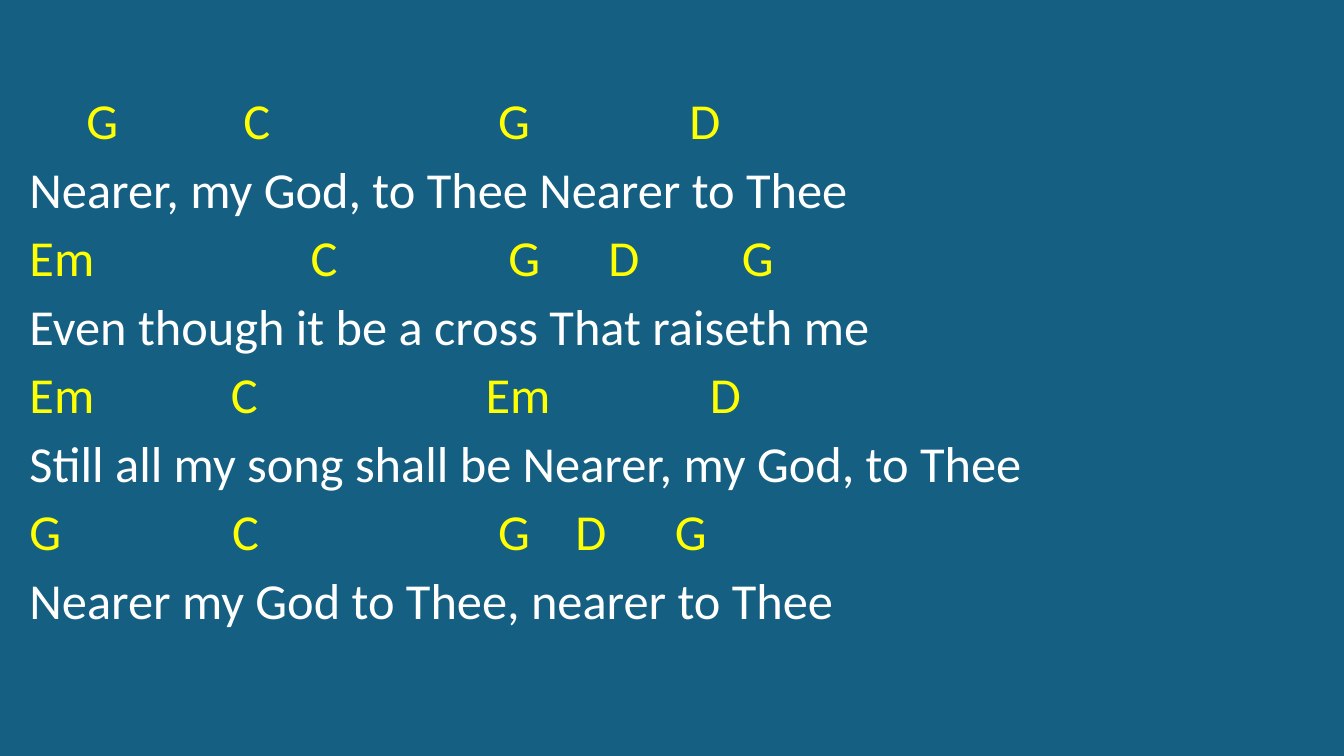
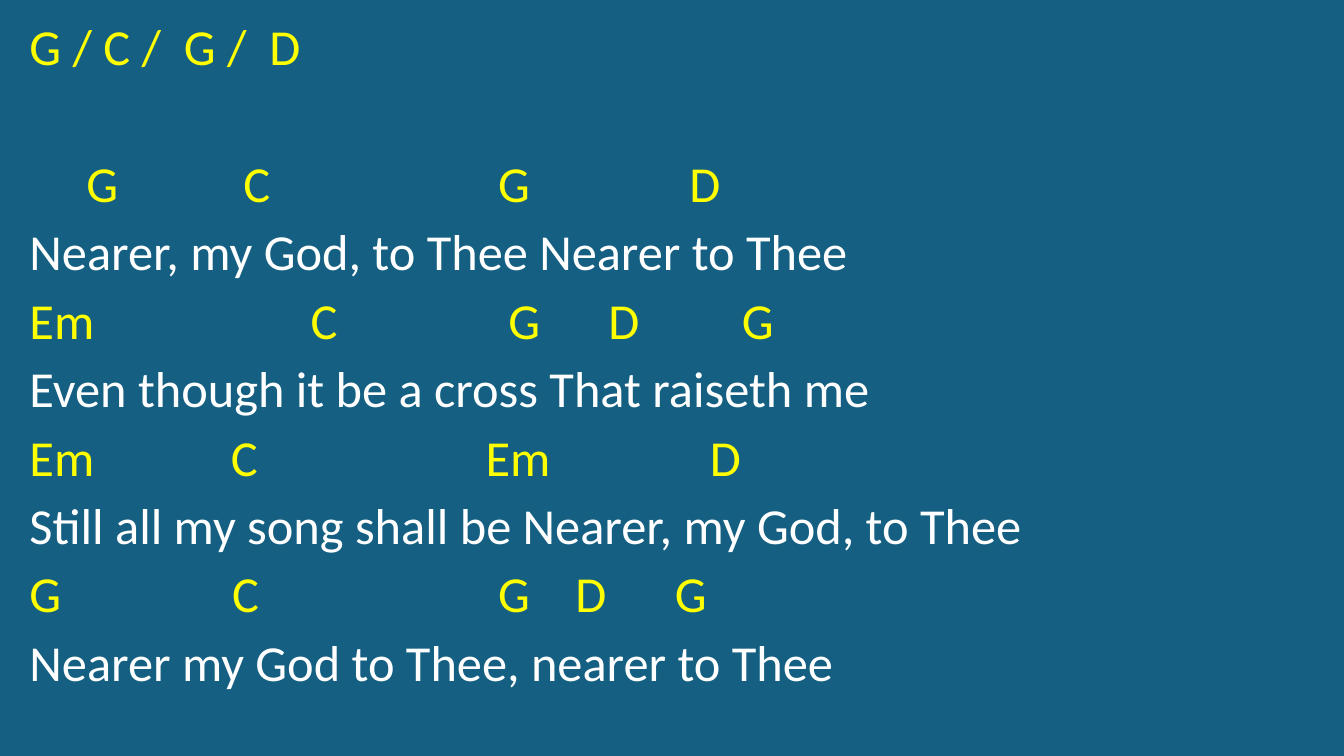
Before and after one commit to kendall412/worship, a slide deck: slide 30 of set/2026-06-21 El Camino Baptist Church-CH.pptx. Drawn at 1344x756 pixels with LibreOffice and Linux fonts; fonts in the diff are those of the drawing. Boxes give left, top, right and bottom in pixels: in the first picture for what was removed or moved away, otherwise in the second. Text is boxed around its words. In the diff, an @@ line names an element or a change of style, - is before the commit and + after.

```diff
--- a/set/2026-06-21 El Camino Baptist Church-CH.pptx
+++ b/set/2026-06-21 El Camino Baptist Church-CH.pptx
@@ subtitle at (29,32,300,66): paragraph added @@
+G / C / G / D
```
Also in this commit, not shown: 4 other slides changed, 1 other file.
